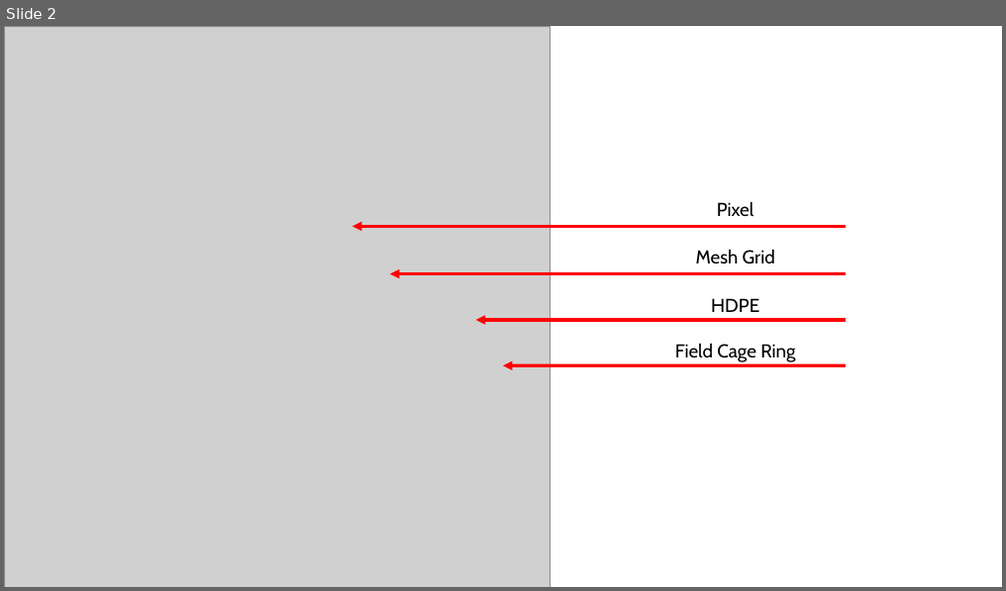
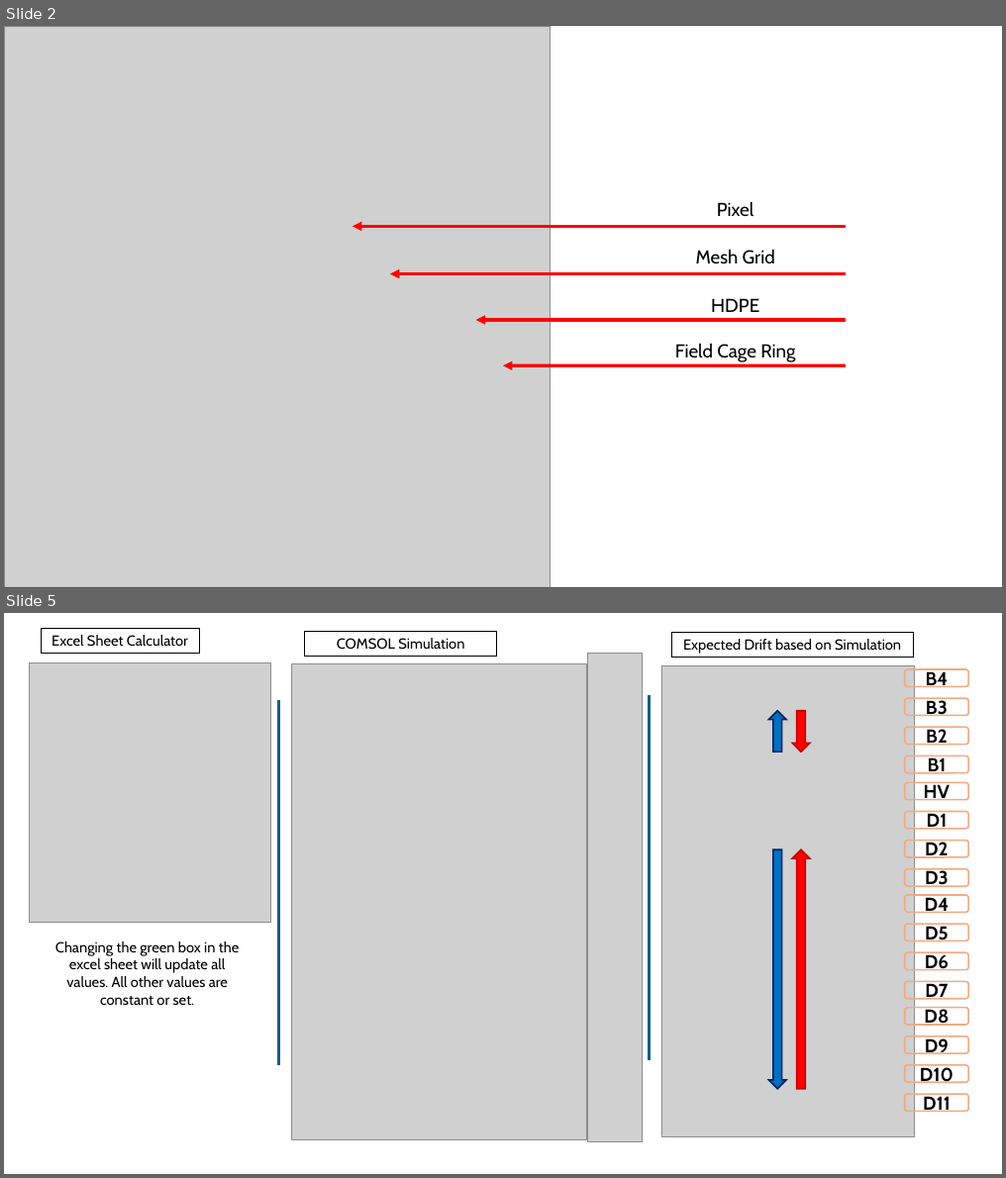
Before and after one commit to barajasalfredo13/UTAH-TPC-Simulation-and-Models, a slide deck: z.ReadMeAssets/UTAH Github.pptx. Shown one above the other, each under a label of ours: slide 2 before the commit, slides 2 and 5 after it; the slides between them are not shown. The pictures are 1006x591 and 1006x1178 pixels, drawn with LibreOffice and Linux fonts; fonts in the diff are those of the drawing; grey boxes stand for pictures. Boxes give left, top, right and bottom in pixels: in the first picture for what was removed or moved away, otherwise in the second. Text is boxed around its words. In the diff, an @@ line names an element or a change of style, - is before the commit and + after.

```diff
--- a/z.ReadMeAssets/UTAH Github.pptx
+++ b/z.ReadMeAssets/UTAH Github.pptx
@@ slide 5 added at bbox=[4, 613, 1002, 1174], background #FFFFFF @@
@@ rectangle added at bbox=[41, 628, 199, 654], outline #000000 0.75 pt, 14 pt, text #000000 @@
+Excel Sheet Calculator
@@ rectangle added at bbox=[305, 631, 497, 657], outline #000000 0.75 pt, 14 pt, text #000000 @@
+COMSOL Simulation
@@ rectangle added at bbox=[672, 632, 914, 658], outline #000000 0.75 pt, 14 pt, text #000000 @@
+Expected Drift based on Simulation
@@ picture added at bbox=[30, 663, 271, 922] @@
@@ picture added at bbox=[291, 663, 586, 1140] @@
@@ picture added at bbox=[587, 654, 642, 1143] @@
@@ picture added at bbox=[662, 665, 915, 1138] @@
@@ rounded rectangle added at bbox=[905, 669, 968, 686], outline #F2AA84 1.5 pt, 18 pt, text #000000, bold @@
+B4
@@ line added from (279, 700) to (279, 1065), #156082 3 pt @@
@@ line added from (649, 695) to (649, 1059), #156082 3 pt @@
@@ rounded rectangle added at bbox=[905, 698, 968, 716], outline #F2AA84 1.5 pt, 18 pt, text #000000, bold @@
+B3
@@ right arrow added at bbox=[769, 710, 786, 752], fill #0070C0, outline #002060 1.5 pt @@
@@ right arrow added at bbox=[792, 710, 810, 752], fill #FF0000, outline #C00000 1.5 pt @@
@@ rounded rectangle added at bbox=[905, 727, 968, 744], outline #F2AA84 1.5 pt, 18 pt, text #000000, bold @@
+B2
@@ rounded rectangle added at bbox=[905, 756, 968, 773], outline #F2AA84 1.5 pt, 18 pt, text #000000, bold @@
+B1
@@ rounded rectangle added at bbox=[905, 783, 968, 800], outline #F2AA84 1.5 pt, 18 pt, text #000000, bold @@
+HV
@@ rounded rectangle added at bbox=[905, 811, 968, 829], outline #F2AA84 1.5 pt, 18 pt, text #000000, bold @@
+D1
@@ rounded rectangle added at bbox=[905, 841, 968, 858], outline #F2AA84 1.5 pt, 18 pt, text #000000, bold @@
+D2
@@ right arrow added at bbox=[769, 851, 786, 1089], fill #0070C0, outline #002060 1.5 pt @@
@@ right arrow added at bbox=[792, 851, 810, 1089], fill #FF0000, outline #C00000 1.5 pt @@
@@ rounded rectangle added at bbox=[905, 869, 968, 886], outline #F2AA84 1.5 pt, 18 pt, text #000000, bold @@
+D3
@@ rounded rectangle added at bbox=[905, 895, 968, 912], outline #F2AA84 1.5 pt, 18 pt, text #000000, bold @@
+D4
@@ rounded rectangle added at bbox=[905, 925, 968, 942], outline #F2AA84 1.5 pt, 18 pt, text #000000, bold @@
+D5
@@ text added at bbox=[55, 942, 239, 1005], 14 pt, text #000000 @@
+Changing the green box in the excel sheet will update all values. All other values are constant or set.
@@ rounded rectangle added at bbox=[905, 953, 968, 970], outline #F2AA84 1.5 pt, 18 pt, text #000000, bold @@
+D6
@@ rounded rectangle added at bbox=[905, 982, 968, 999], outline #F2AA84 1.5 pt, 18 pt, text #000000, bold @@
+D7
@@ rounded rectangle added at bbox=[905, 1008, 968, 1025], outline #F2AA84 1.5 pt, 18 pt, text #000000, bold @@
+D8
@@ rounded rectangle added at bbox=[905, 1037, 968, 1054], outline #F2AA84 1.5 pt, 18 pt, text #000000, bold @@
+D9
@@ rounded rectangle added at bbox=[905, 1065, 968, 1082], outline #F2AA84 1.5 pt, 18 pt, text #000000, bold @@
+D10
@@ rounded rectangle added at bbox=[905, 1094, 968, 1112], outline #F2AA84 1.5 pt, 18 pt, text #000000, bold @@
+D11
```
Also in this commit, not shown: 1 slide changed, 3 other slides added, 15 other files.
